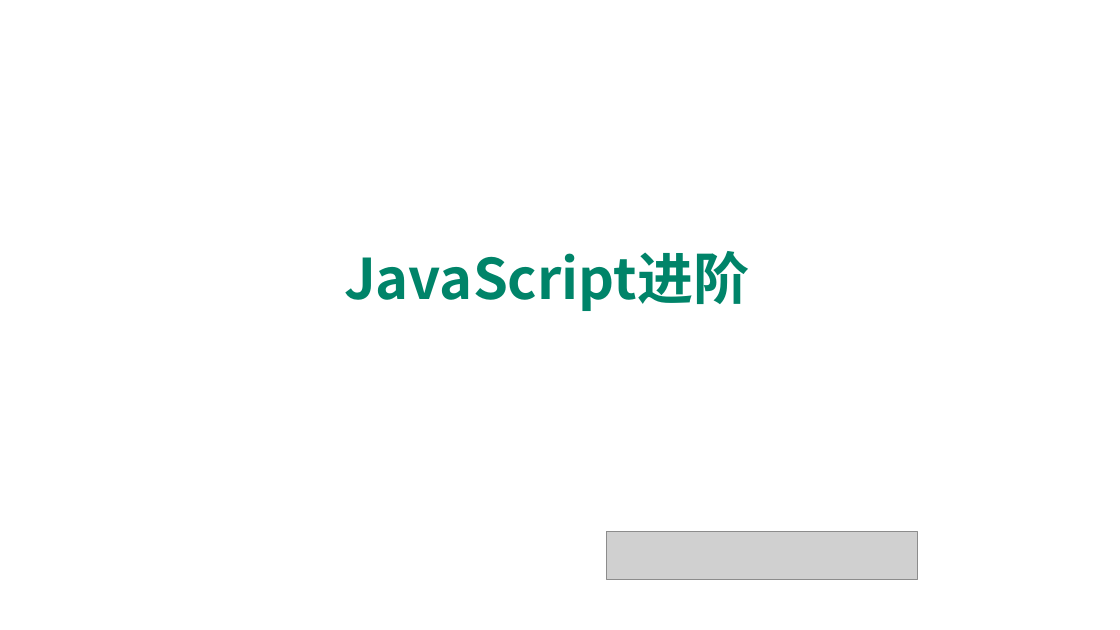
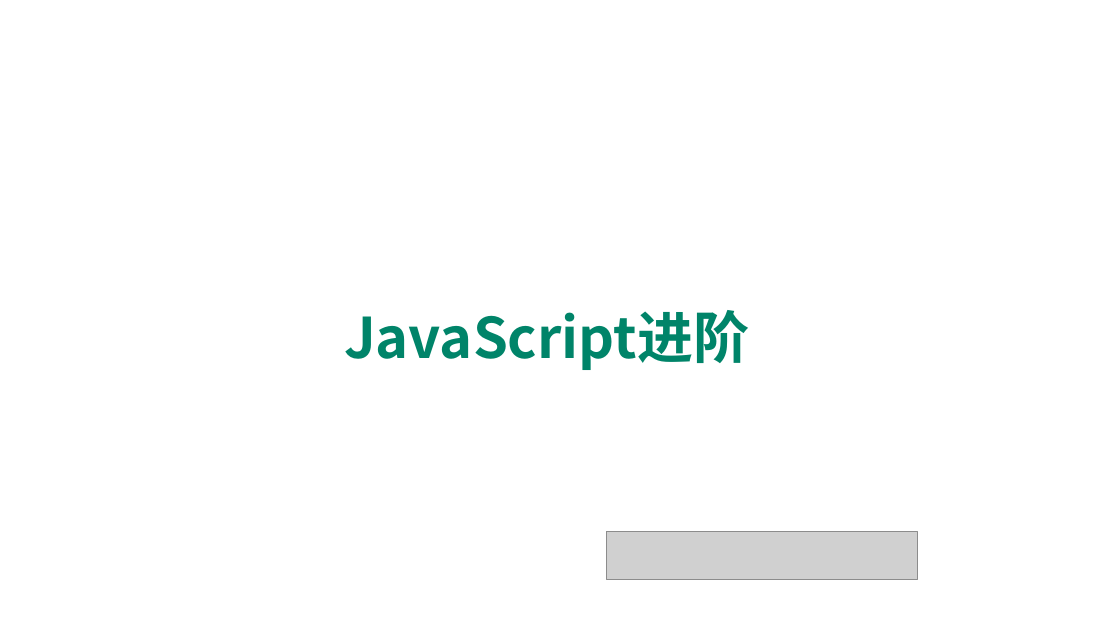
Before and after one commit to edu2act/course-javascript-advanced, a slide deck: slide 1 of 课程PPT/01.JavaScript发展历程及语言特点.pptx. Drawn at 1120x630 pixels with LibreOffice and Linux fonts; fonts in the diff are those of the drawing; grey boxes stand for pictures; background and template pictures are left out. Boxes give left, top, right and bottom in pixels: in the first picture for what was removed or moved away, otherwise in the second. Text is boxed around its words. In the diff, an @@ line names an element or a change of style, - is before the commit and + after.

```diff
--- a/课程PPT/01.JavaScript发展历程及语言特点.pptx
+++ b/课程PPT/01.JavaScript发展历程及语言特点.pptx
@@ title "JavaScript进阶": place and size @@
-title "JavaScript进阶" at [344, 251, 749, 311]
+title "JavaScript进阶" at [344, 310, 749, 370]
```
Also in this commit, not shown: 6 other slides changed, 14 other files.
